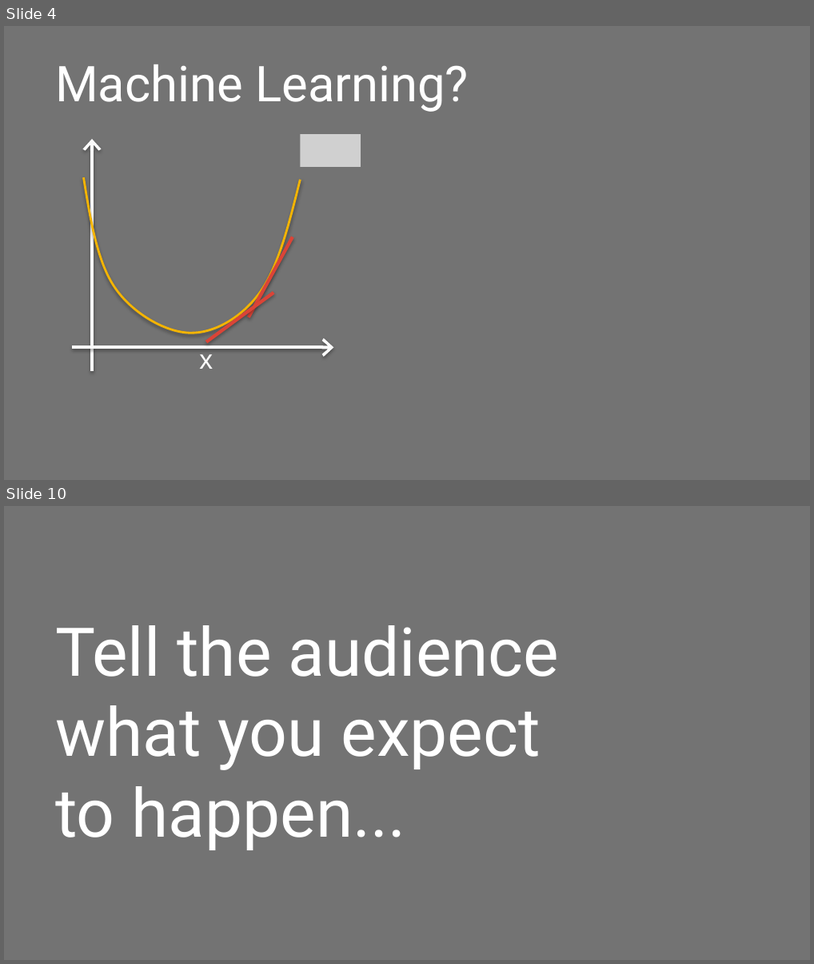
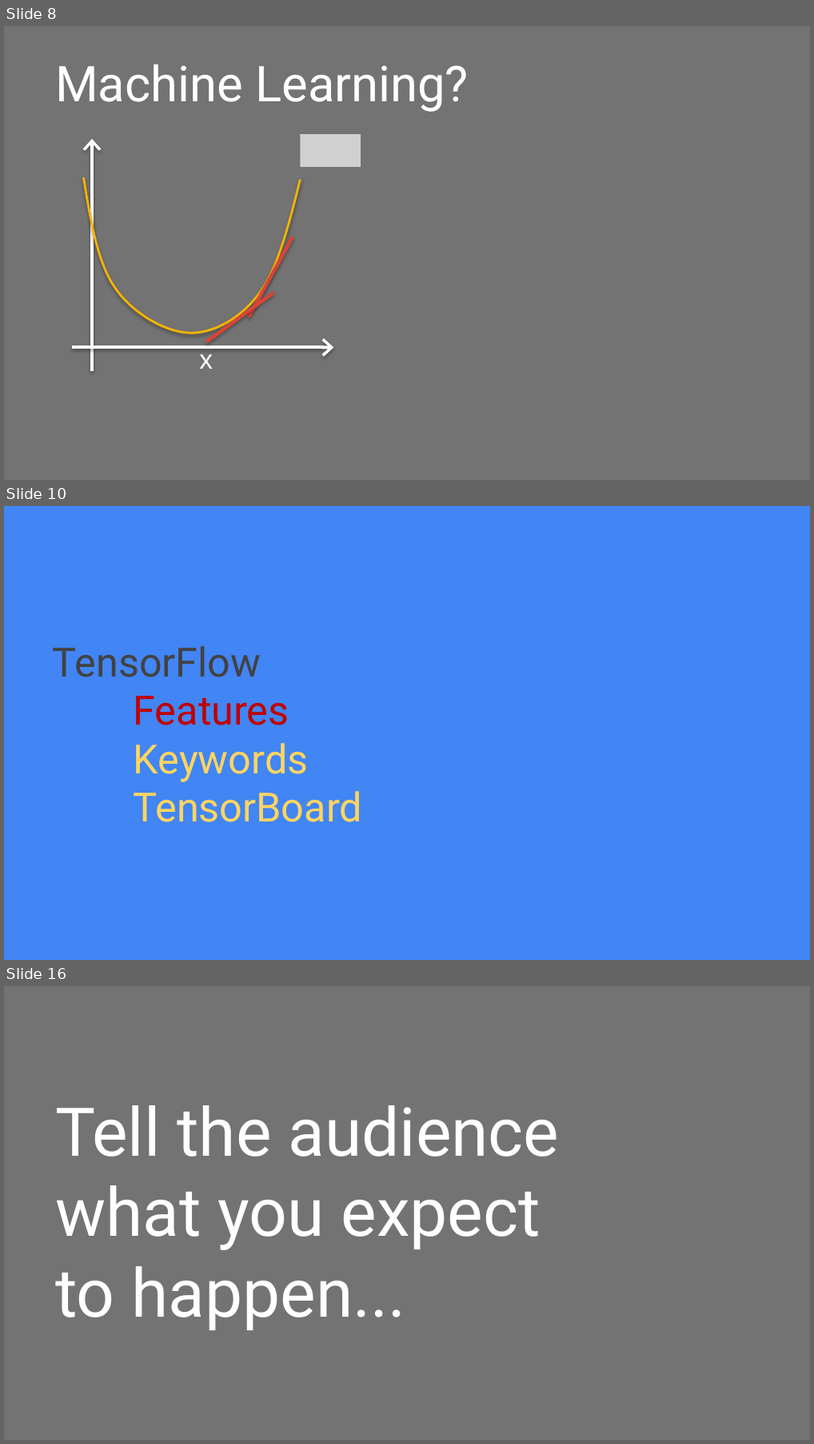
Before and after one commit to juxiangwu/ML, a slide deck: TensorFlow.pptx. Shown one above the other, each under a label of ours: slides 4 and 10 before the commit, slides 8, 10 and 16 after it; the slides between them are not shown. The pictures are 814x964 and 814x1444 pixels, drawn with LibreOffice and Linux fonts; fonts in the diff are those of the drawing; grey boxes stand for pictures. Boxes give left, top, right and bottom in pixels: in the first picture for what was removed or moved away, otherwise in the second. Text is boxed around its words. In the diff, an @@ line names an element or a change of style, - is before the commit and + after.

Commit message:
Adds tensorflow related slides

```diff
--- a/TensorFlow.pptx
+++ b/TensorFlow.pptx
@@ slide 10 added at <box>4,506,810,960</box>, background #4285F4 @@
@@ title added at <box>53,646,362,822</box>, 36 pt, text #FFD55F @@
+TensorFlow
+Features
+Keywords
+TensorBoard
@@ what was slide 4 is now slide 8 @@
@@ what was slide 10 is now slide 16 @@
```
Also in this commit, not shown: 3 slides changed, 8 other slides added, 4 slides removed, 1 other file.
